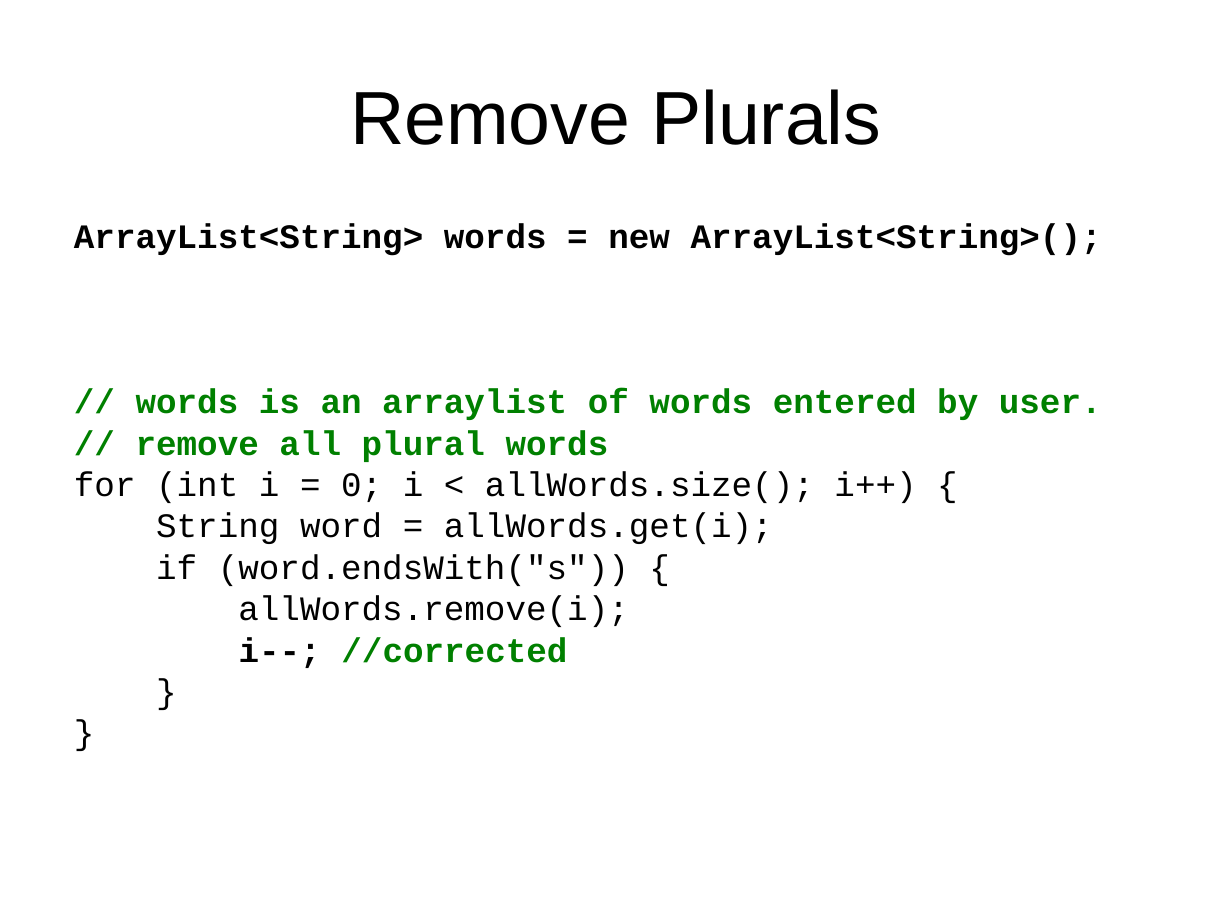
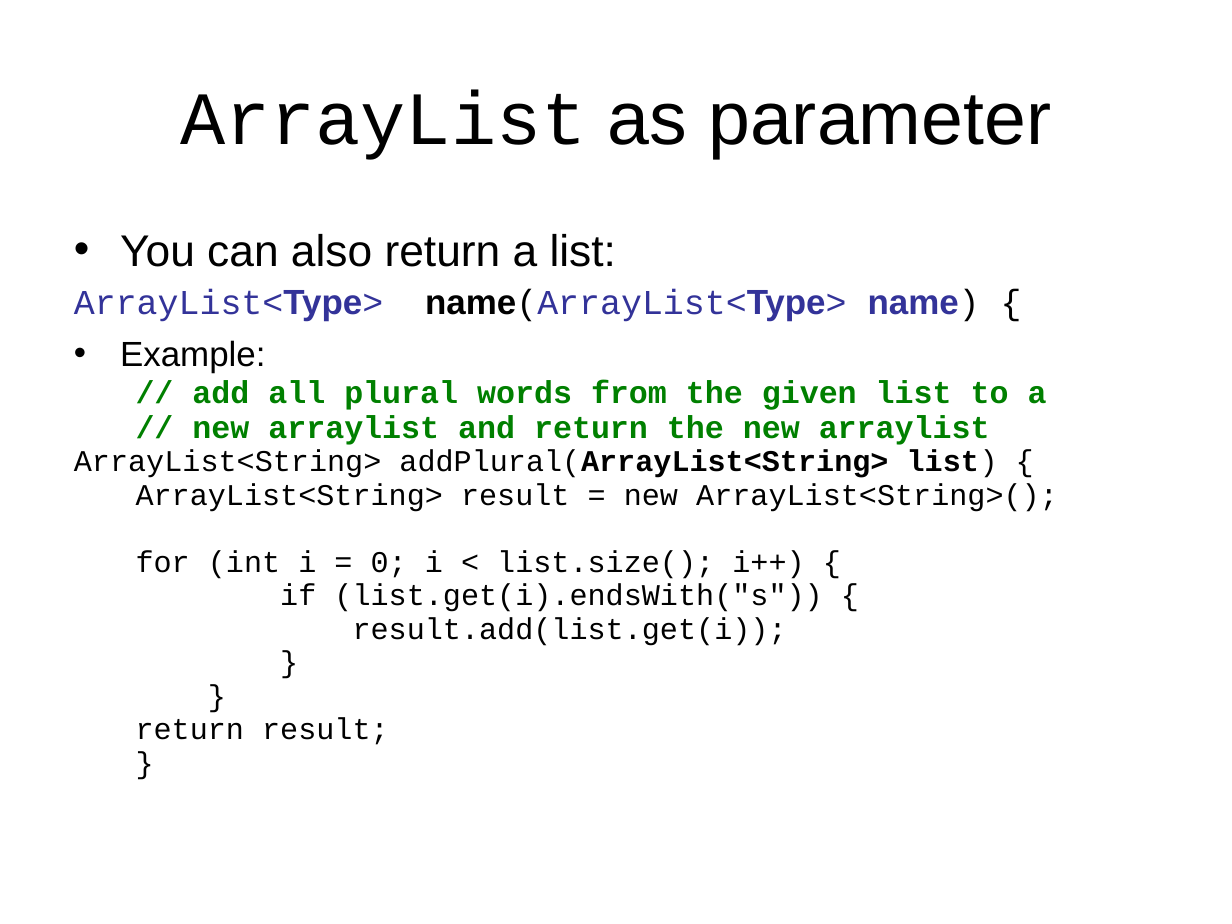
Before and after one commit to LongBaoNguyen/longbaonguyen.github.io, a slide deck: slide 23 of courses/apcsp/lecture13.ppt (slide 11 before the commit). Drawn at 1232x924 pixels with LibreOffice and Linux fonts; fonts in the diff are those of the drawing; background and template pictures are left out. Boxes give left, top, right and bottom in pixels: in the first picture for what was removed or moved away, otherwise in the second. Text is boxed around its words. In the diff, an @@ line names an element or a change of style, - is before the commit and + after.

Commit message:
arraylist

```diff
--- a/courses/apcsp/lecture13.ppt
+++ b/courses/apcsp/lecture13.ppt
@@ title at (x1=180, y1=89, x2=1051, y2=160): text changed @@
-Remove Plurals
+ArrayList as parameter
@@ text "You can also return a ..." at (x1=74, y1=234, x2=1058, y2=745): size 20 to 17.6 pt in "}", "}"; list level 1 to 2 in "}"; line spacing 0.8 to 0.7 @@
@@ text at (x1=74, y1=234, x2=1058, y2=646): text changed; size 20 to 17.6 pt; bold off @@
-ArrayList<String> words = new ArrayList<String>();
-// words is an arraylist of words entered by user.
-// remove all plural words
-for (int i = 0; i < allWords.size(); i++) {
-String word = allWords.get(i);
-if (word.endsWith("s")) {
-allWords.remove(i);
-i--; //corrected
+• You can also return a list:
+ArrayList<Type> name(ArrayList<Type> name) {
+• Example:
+  // add all plural words from the given list to a
+  // new arraylist and return the new arraylist
+ArrayList<String> addPlural(ArrayList<String> list) {
+  ArrayList<String> result = new ArrayList<String>();
+  for (int i = 0; i < list.size(); i++) {
+  if (list.get(i).endsWith("s")) {
+  result.add(list.get(i));
@@ text at (x1=136, y1=718, x2=389, y2=745): paragraphs added @@
+  return result;
+  }
```
Also in this commit, not shown: 13 other slides changed, 1 slide added, 2 slides removed, 6 other files.
